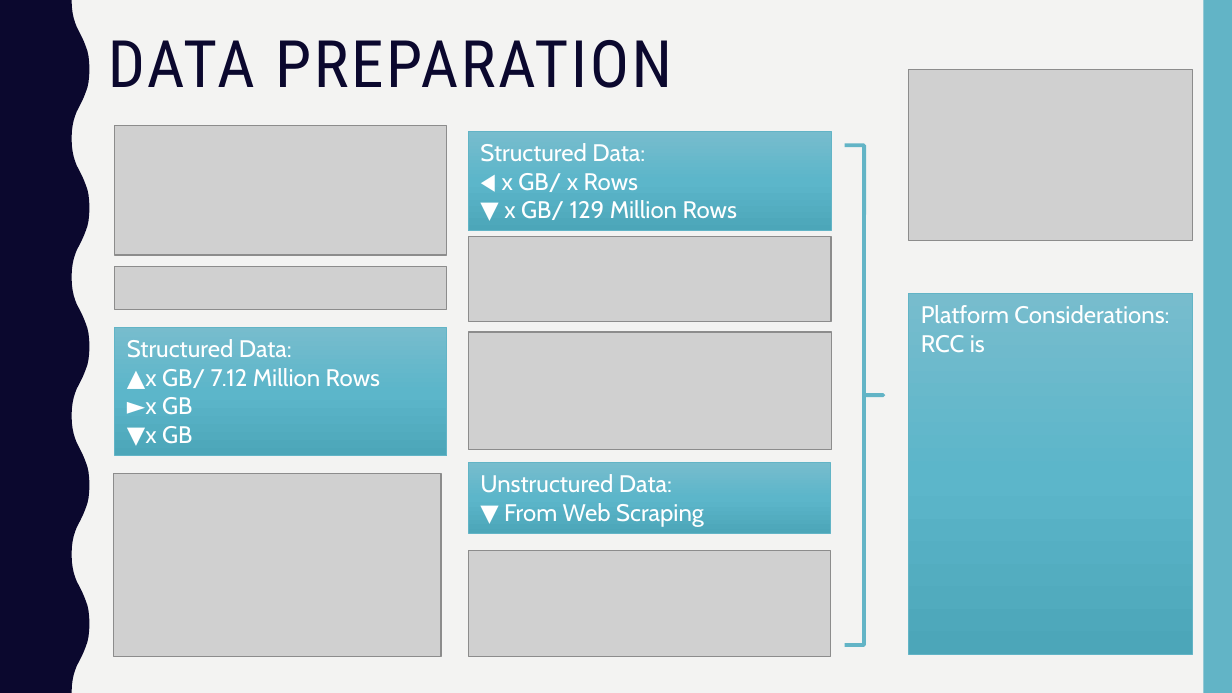
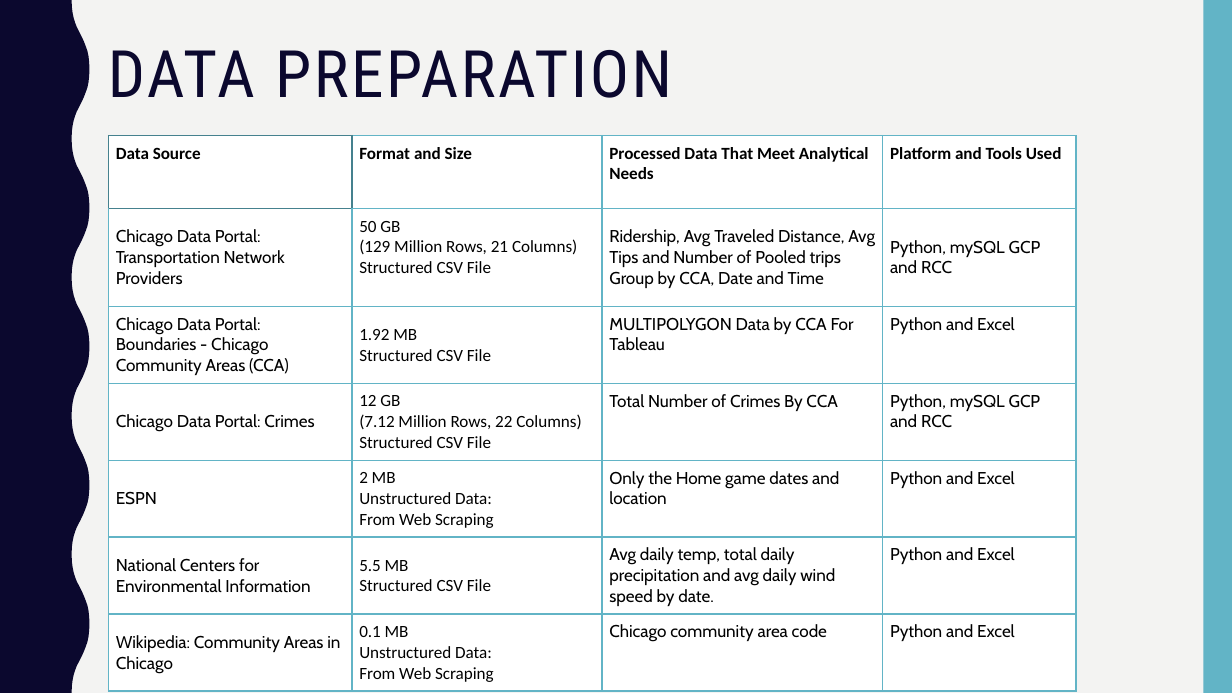
Before and after one commit to Data-Engineering-Platform-Final-Project/DEPA-FP-Files, a slide deck: slide 5 of DEPA Final Project PPT.pptx. Drawn at 1232x693 pixels with LibreOffice and Linux fonts; fonts in the diff are those of the drawing; grey boxes stand for pictures. Boxes give left, top, right and bottom in pixels: in the first picture for what was removed or moved away, otherwise in the second. Text is boxed around its words. In the diff, an @@ line names an element or a change of style, - is before the commit and + after.

```diff
--- a/DEPA Final Project PPT.pptx
+++ b/DEPA Final Project PPT.pptx
@@ title "DATA PREPARATION": place and size @@
-title "DATA PREPARATION" at [108, 40, 672, 88]
+title "DATA PREPARATION" at [108, 50, 672, 98]
@@ picture removed at [909, 69, 1194, 240] @@
@@ table added at [108, 136, 1077, 690], 7 rows, 4 columns @@
+Data Source | Format and Size | Processed Data That Meet Analytical Needs | Platform and Tools Used
+Chicago Data Portal: Transportation Network Providers | 50 GB / (129 Million Rows, 21 Columns) / Structured CSV File | Ridership, Avg Traveled Distance, Avg Tips and Number of Pooled trips Group by CCA, Date and Time | Python, mySQL GCP and RCC
+Chicago Data Portal: Boundaries - Chicago Community Areas (CCA) | 1.92 MB / Structured CSV File | MULTIPOLYGON Data by CCA For Tableau | Python and Excel
+Chicago Data Portal: Crimes | 12 GB / (7.12 Million Rows, 22 Columns) / Structured CSV File | Total Number of Crimes By CCA | Python, mySQL GCP and RCC
+ESPN | 2 MB / Unstructured Data: / From Web Scraping | Only the Home game dates and location | Python and Excel
+National Centers for Environmental Information | 5.5 MB / Structured CSV File | Avg daily temp, total daily precipitation and avg daily wind speed by date. | Python and Excel
+Wikipedia: Community Areas in Chicago | 0.1 MB / Unstructured Data: / From Web Scraping | Chicago community area code | Python and Excel
@@ picture removed at [115, 126, 446, 255] @@
@@ rectangle removed at [468, 132, 832, 232] @@
-Structured Data:
-◀︎ x GB/ x Rows
-▼ x GB/ 129 Million Rows
@@ right brace removed at [845, 145, 883, 646] @@
@@ picture removed at [468, 237, 832, 322] @@
@@ picture removed at [115, 266, 446, 309] @@
@@ rectangle removed at [909, 293, 1194, 654] @@
-Platform Considerations:
-RCC is
@@ rectangle removed at [115, 328, 446, 456] @@
-Structured Data:
-▲x GB/ 7.12 Million Rows
-►x GB
-▼x GB
@@ picture removed at [468, 331, 832, 450] @@
@@ picture removed at [113, 474, 441, 657] @@
@@ rectangle removed at [468, 463, 830, 533] @@
-Unstructured Data:
-▼ From Web Scraping
@@ picture removed at [468, 551, 830, 657] @@
```
Also in this commit, not shown: 3 other slides changed.
